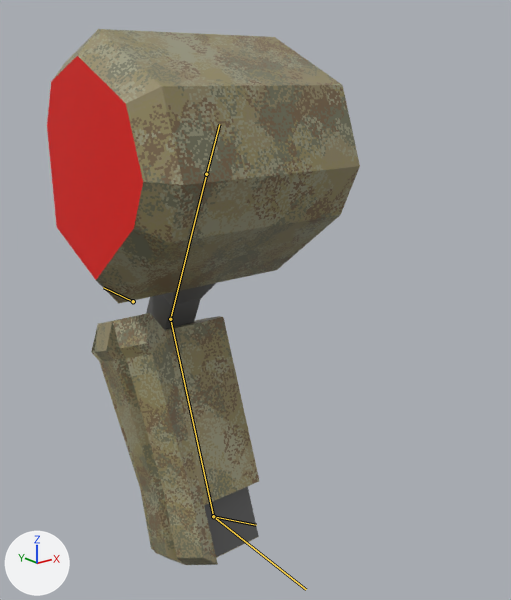
One commit to the Blender file resources/mechparts/armr/mech_armr00.blend: the scene before it, then after it.
The view is the same before and after, from a 50 mm camera at (-0.92, -1.08, 0.168) aimed at (-0.221, -0.207, -0.181). The axes (+X, +Y, +Z) are drawn at lower left. The lights are the same throughout. The bones that bend it are drawn over the model as lines.

Objects in the first picture: 'arm'.
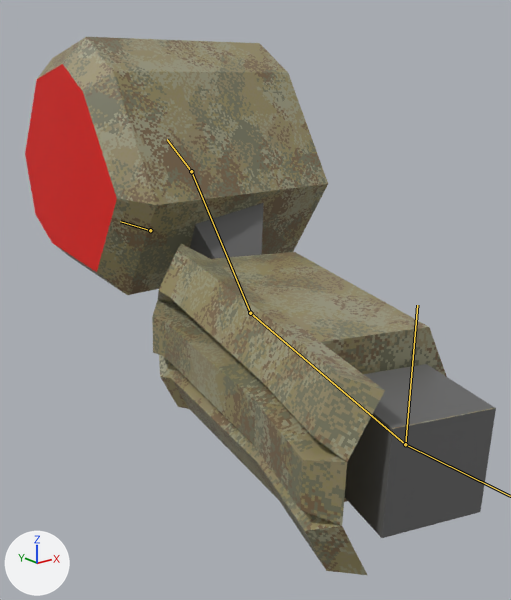
The newer file adds an action. The first version stands in its rest pose; the second is drawn at frame 10 of the action 'shoot'.

What differs and where, as boxes (x1, y1, x2, y2) in the pictures (511 x 600 px):
'arm', posed (50% wider): before (47, 29, 360, 565); after (25, 37, 496, 575)
bone 'upper', root to tip: before (206, 174) to (170, 319); after (191, 171) to (250, 313)
bone 'arm_ik_pole', root to tip: before (133, 301) to (103, 287); after (150, 230) to (120, 221)
bone 'shoulder', root to tip: before (206, 174) to (219, 124); after (191, 171) to (167, 139)

What changed in the scene script:
```text
Change bone_upper:
    where bone_upper = bpy.data.objects['Armature'].pose.bones['upper']
    bone_upper.location: (0.0, 0.0, 0.0) -> (0.0, 0.021, -0.046)
Change bone_arm_ik_pole:
    where bone_arm_ik_pole = bpy.data.objects['Armature'].pose.bones['arm_ik_pole']
    bone_arm_ik_pole.location: (0.0, 0.0, 0.0) -> (0.083, 0.05, 0.146)
Change bone_arm_ik_target:
    where bone_arm_ik_target = bpy.data.objects['Armature'].pose.bones['arm_ik_target']
    bone_arm_ik_target.location: (0.0, 0.0, 0.0) -> (0.2, 0.65, 0.521)
Change bone_shoulder:
    where bone_shoulder = bpy.data.objects['Armature'].pose.bones['shoulder']
    bone_shoulder.location: (0.0, 0.0, 0.0) -> (0.0, -0.021, -0.045)
```
